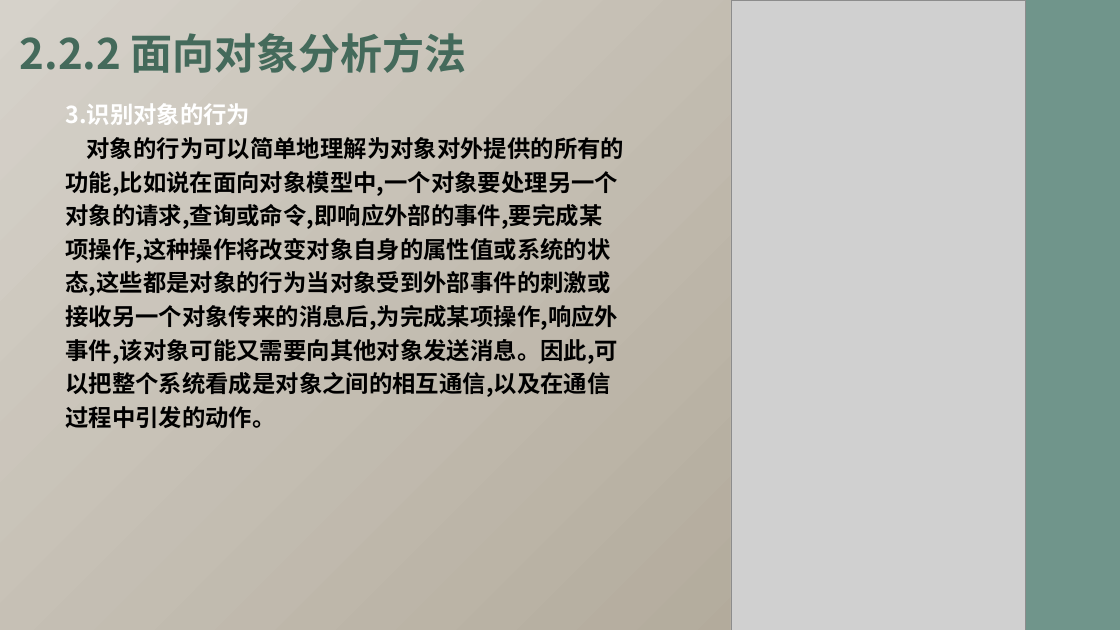
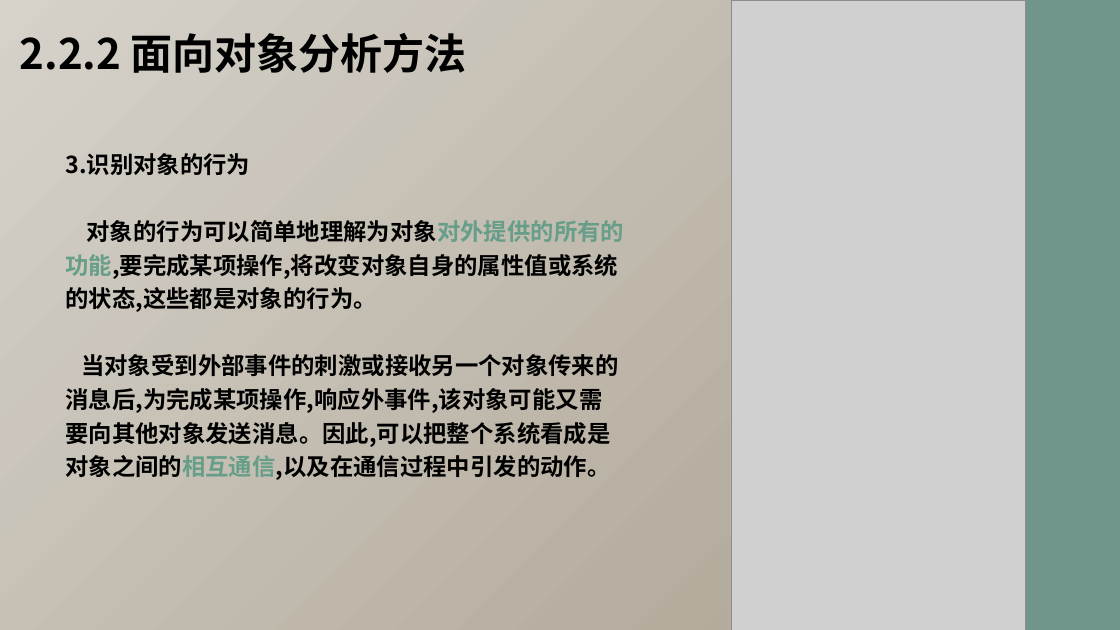
Before and after one commit to Ysuny2333/SRA2022-G15, a slide deck: slide 28 of 翻转课堂/SRA2022-G15-面向对象技术和建模方法.pptx (slide 26 before the commit). Drawn at 1120x630 pixels with LibreOffice and Linux fonts; fonts in the diff are those of the drawing; grey boxes stand for pictures. Boxes give left, top, right and bottom in pixels: in the first picture for what was removed or moved away, otherwise in the second. Text is boxed around its words. In the diff, an @@ line names an element or a change of style, - is before the commit and + after.

Commit message:
Update SRA2022-G15-面向对象技术和建模方法.pptx
面向对象技术和建模方法v1.1.0

```diff
--- a/翻转课堂/SRA2022-G15-面向对象技术和建模方法.pptx
+++ b/翻转课堂/SRA2022-G15-面向对象技术和建模方法.pptx
@@ text "2.2.2 面向对象分析方法" at (20, 33, 467, 73): text colour #446A5B to #000000 @@
@@ text "3.识别对象的行为": place and size @@
-text "3.识别对象的行为" at (65, 103, 625, 428)
+text "3.识别对象的行为" at (65, 153, 625, 480)
@@ text at (65, 153, 250, 175): text colour #FFFFFF to #000000 in "3.识别对象的行为" @@
@@ text at (65, 220, 625, 480): text changed @@
-对象的行为可以简单地理解为对象对外提供的所有的功能,比如说在面向对象模型中,一个对象要处理另一个对象的请求,查询或命令,即响应外部的事件,要完成某项操作,这种操作将改变对象自身的属性值或系统的状态,这些都是对象的行为当对象受到外部事件的刺激或接收另一个对象传来的消息后,为完成某项操作,响应外事件,该对象可能又需要向其他对象发送消息。因此,可以把整个系统看成是对象之间的相互通信,以及在通信过程中引发的动作。
+对象的行为可以简单地理解为对象对外提供的所有的功能,要完成某项操作,将改变对象自身的属性值或系统的状态,这些都是对象的行为。
+当对象受到外部事件的刺激或接收另一个对象传来的消息后,为完成某项操作,响应外事件,该对象可能又需要向其他对象发送消息。因此,可以把整个系统看成是对象之间的相互通信,以及在通信过程中引发的动作。
```
Also in this commit, not shown: 20 other slides changed, 3 slides added, 1 slide removed.
